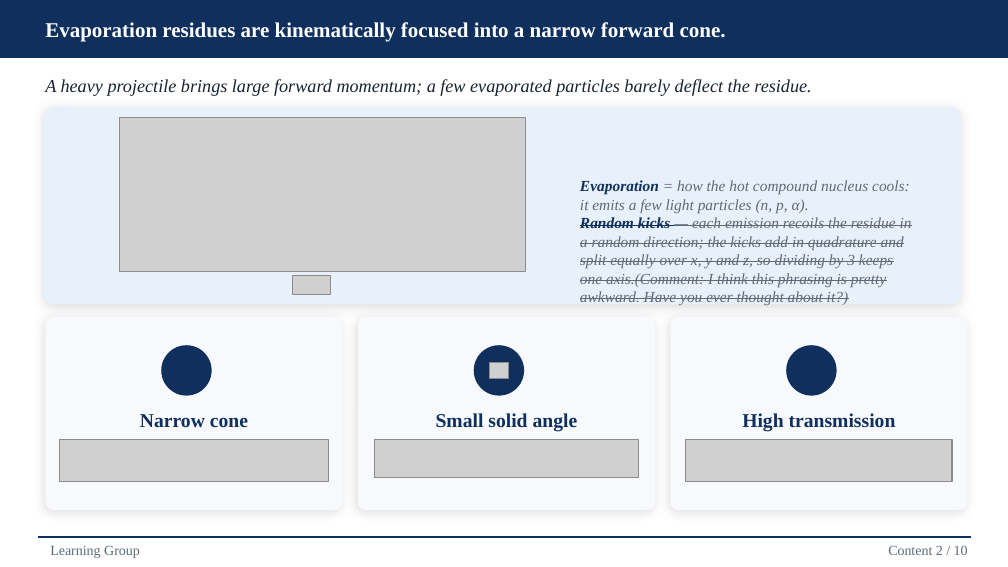
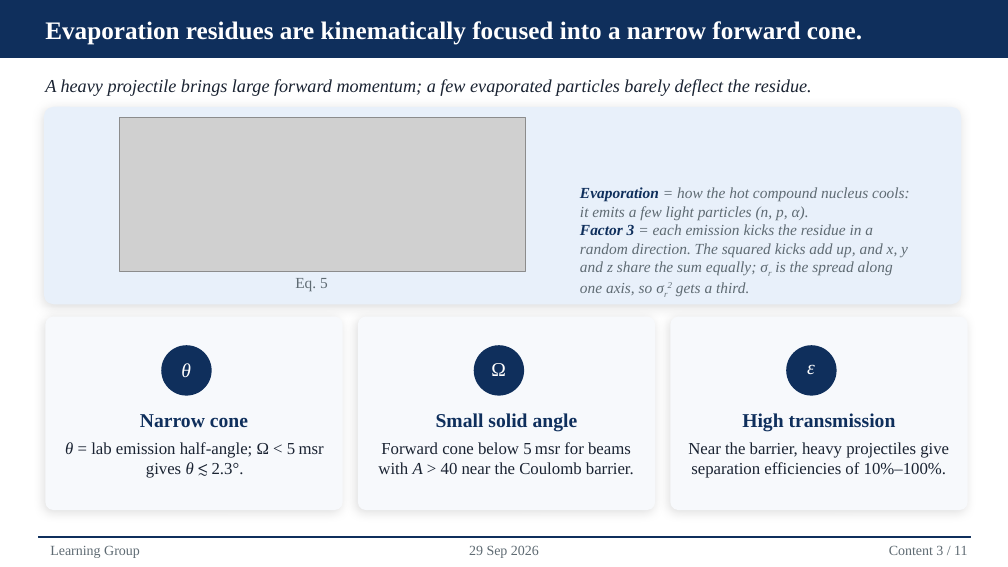
Before and after one commit to Edfghdrtxxx/OrbitOS, a slide deck: slide 7 of 70_Presentations/717_Learning Group-20260916/Velocity Filters.pptx. Drawn at 1008x567 pixels with LibreOffice and Linux fonts; fonts in the diff are those of the drawing; grey boxes stand for pictures; background and template pictures are left out. Boxes give left, top, right and bottom in pixels: in the first picture for what was removed or moved away, otherwise in the second. Text is boxed around its words. In the diff, an @@ line names an element or a change of style, - is before the commit and + after.

```diff
--- a/70_Presentations/717_Learning Group-20260916/Velocity Filters.pptx
+++ b/70_Presentations/717_Learning Group-20260916/Velocity Filters.pptx
@@ text "Evaporation residues are kinematically focused ..." at box(45, 21, 862, 45): size 15 to 18 pt @@
@@ text at box(580, 187, 910, 296): text changed @@
-Evaporation = how the hot compound nucleus cools: it emits a few light particles (n, p, α).
-Random kicks — each emission recoils the residue in a random direction; the kicks add in quadrature and split equally over x, y and z, so dividing by 3 keeps one axis.(Comment: I think this phrasing is pretty awkward. Have you ever thought about it?)
+Evaporation = how the hot compound nucleus cools: it emits a few light particles (n, p, α).
+Factor 3 = each emission kicks the residue in a random direction. The squared kicks add up, and x, y and z share the sum equally; σr is the spread along one axis, so σr2 gets a third.
@@ picture removed at box(293, 276, 332, 295) @@
@@ text added at box(295, 278, 328, 291), 11 pt, text #5F6B73 @@
+Eq. 5
@@ text added at box(181, 363, 191, 377), 14 pt, text #FFFFFF, italic @@
+θ
@@ picture removed at box(489, 363, 508, 379) @@
@@ text added at box(491, 363, 506, 376), 14 pt, text #FFFFFF @@
+Ω
@@ text added at box(807, 364, 815, 375), 14 pt, text #FFFFFF, italic @@
+ε
@@ picture removed at box(59, 440, 329, 482) @@
@@ text added at box(65, 442, 324, 478), 12 pt, text #1A2332 @@
+θ = lab emission half-angle; Ω < 5 msr gives θ ≲ 2.3°.
@@ picture removed at box(375, 440, 638, 479) @@
@@ text added at box(378, 442, 634, 474), 12 pt, text #1A2332 @@
+Forward cone below 5 msr for beams with A > 40 near the Coulomb barrier.
@@ picture removed at box(685, 440, 952, 482) @@
@@ text added at box(688, 442, 949, 478), 12 pt, text #1A2332 @@
+Near the barrier, heavy projectiles give separation efficiencies of 10%–100%.
@@ text added at box(469, 545, 539, 558), 10 pt, text #5F6B73 @@
+29 Sep 2026
@@ text at box(889, 546, 967, 555): text changed @@
-Content 2 / 10
+Content 3 / 11
```
Also in this commit, not shown: 12 other slides changed, 25 other files.
